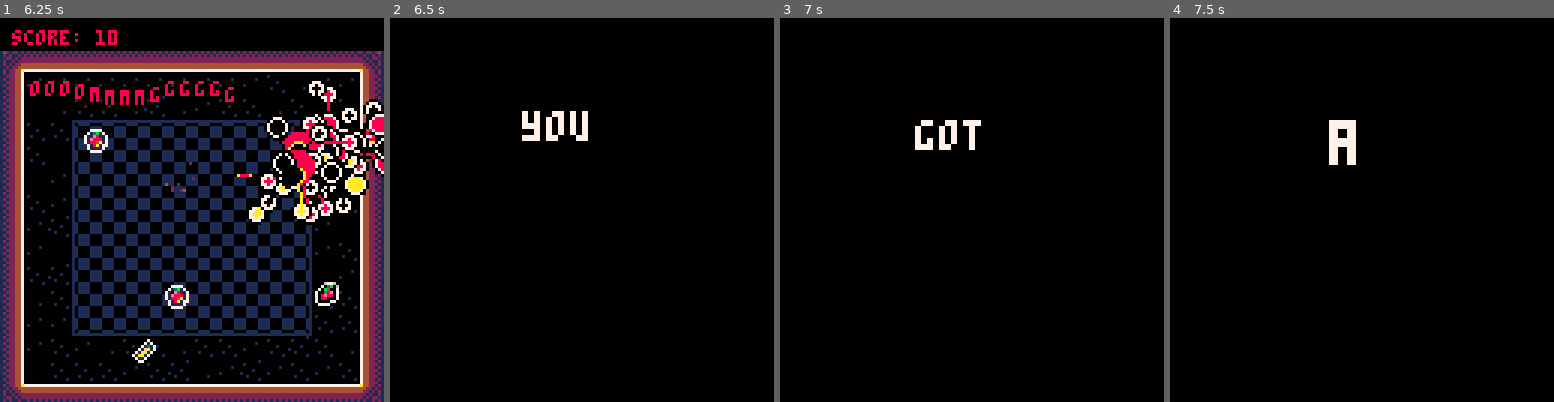
Above: before the commit, frames 1-4 (left to right).
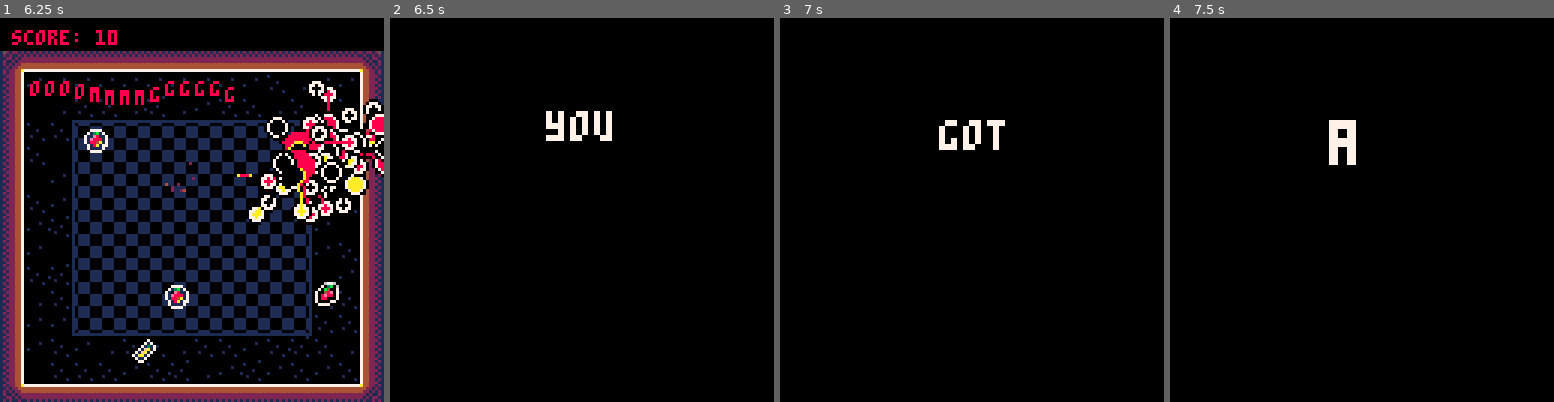
Above: after the commit, the same moments.

Repository: tmelot2/pico-8
Game: PICO-8 cartridge snekdash.p8
The game is run twice, just before and just after one commit, with the same random seed, the same clock (stepped at 60 frames per second) and the same inputs.
Inputs:
- Up to frame 1 (6.25 s): tap X (X key) at 0.33, 1.07, 1.85, 2.97, 4.08, 5.2 s; tap O (Z key) at 0.7, 1.7, 2.1, 2.5, 2.9, 3.3, 3.7, 4.1, 4.5, 4.9, 5.3, 5.7, 6.1 s; hold Right 1.6-2.1 s; hold Up 2.15-2.42 s; hold Right 2.47-3.03 s; hold Left 3.08-3.58 s; hold Down 3.63-3.97 s; hold Right 4.02-4.68 s; hold Up 4.73-5.03 s; hold Left 5.08-5.68 s; hold Down 5.73-6.03 s; hold Right from 6.08 s (still down)
- Up to frame 2 (6.5 s): keep holding Right; tap X (X key) at 6.32 s
- Up to frame 3 (7 s): tap O (Z key) at 6.5, 6.9 s; release Right at 6.58 s; hold Right from 6.63 s (still down)
- Up to frame 4 (7.5 s): release Right at 7.13 s; hold Up 7.18-7.45 s; tap O (Z key) at 7.3 s; tap X (X key) at 7.43 s

Frame 1 is identical in both runs. In frame 2, 0.7% of the frame differs, in the area x 34-58%, y 24-33%; in frame 3, 0.7%; in frame 4, nothing differs.

Commit message:
Cleanup logs, add screen flash, fix spawn graphics

Diff:
--- a/snekdash.p8
+++ b/snekdash.p8
@@ -794,10 +794,7 @@
 	  foodpoints=10
   end
 
-  log("foodpoints = "..foodpoints..", comboNum = "..comboNum)
-  log("log foodpoints = "..log10(foodpoints))
   points=flr(foodpoints*log10(foodpoints*(comboNum+1)))
-  log('points = '..points)
   score+=points
 
   player.l += 20
@@ -987,8 +984,8 @@
       t=0,
       curIndex=1,
       text={
-        {str='     you',    d=12, scale=2, sfx=14},
-        {str='     got',    d=12, scale=2, sfx=14},
+        {str='      you',    d=12, scale=2, sfx=14},
+        {str='      got',    d=12, scale=2, sfx=14},
         {str='    a',     d=12, scale=3, sfx=14},
         {str='   high',   d=12, scale=3, sfx=14},
         {str='score!', d=12, scale=5, sfx=15}
@@ -1122,7 +1119,9 @@
     letter=hse.letters[letterIndex]
     name=name..letter
   end
-  log('Submitted name ['..name..']')
+  -- log('Submitted name ['..name..']')
+
+  cls(7)
 
   gameoverinit()
 end
@@ -1181,6 +1180,7 @@
 end
 
 function gameoverinit()
+  t=0
   scene=2
   timer=0
   music(-1)
@@ -1260,6 +1260,14 @@
   wavyPrintAll(text,hcenter(text)-7,99,1,7)
   local text='❎ level select'
   wavyPrintAll(text,hcenter(text)+4,107,1,7)
+
+  if t==0 then
+    cls(7)
+  elseif t==1 then
+    cls(6)
+  elseif t==2 then
+    cls(5)
+  end
 end
 
 function highscoredraw()
@@ -1563,7 +1571,7 @@
 function insert_high_score(level_num, slot, new_score, name)
 	local scores=read_scores(level_num)
 
-	log('new high score name '..name..' slot '..slot..' new score '..new_score)
+	-- log('new high score name '..name..' slot '..slot..' new score '..new_score)
 	add(scores, {name=name,score=new_score}, slot)
 
 	for i=1,#scores do
@@ -1845,7 +1853,7 @@
 00111100001111000000000000000000000000000000000000000000000000000000000000000000000000000000000000000000000000000000000000000000
 00111100001111000000000000000000000000000000000000000000000000000000000000000000000000000000000000000000000000000000000000000000
 11000011110000110000000000000000000000000000000000000000000000000000000000000000000000000000000000000000000000000000000000000000
-11008011110080110000000000000000000000000000000000000000000000000000000000000000000000000000000000000000000000000000000000000000
+11000011110000110000000000000000000000000000000000000000000000000000000000000000000000000000000000000000000000000000000000000000
 11000011110000110000000000000000000000000000000000000000000000000000000000000000000000000000000000000000000000000000000000000000
 11000011110000110000000000000000000000000000000000000000000000000000000000000000000000000000000000000000000000000000000000000000
 00111100001111000000000000000000000000000000000000000000000000000000000000000000000000000000000000000000000000000000000000000000
@@ -1853,7 +1861,7 @@
 00000000000000000000000000000000000000000000000000000000000000000000000000000000000000000000000000000000000000000000000000000000
 00000000000000000000000000000000000000000000000000000000000000000000000000000000000000000000000000000000000000000000000000000000
 00000000000000000000000000000000000000000000000000000000000000000000000000000000000000000000000000000000000000000000000000000000
-00008000000000000000000000000000000000000000000000000000000000000000000000000000000000000000000000000000000000000000000000000000
+00000000000000000000000000000000000000000000000000000000000000000000000000000000000000000000000000000000000000000000000000000000
 00000000000000000000000000000000000000000000000000000000000000000000000000000000000000000000000000000000000000000000000000000000
 00000000000000000000000000000000000000000000000000000000000000000000000000000000000000000000000000000000000000000000000000000000
 00000000000000000000000000000000000000000000000000000000000000000000000000000000000000000000000000000000000000000000000000000000
@@ -1861,7 +1869,7 @@
 00000000000000000000000000000000000000000000000000000000000000000000000000000000000000000000000000000000000000000000000000000000
 01000000000000000000000000000000000000000000000000000000000000000000000000000000000000000000000000000000000000000000000000000000
 00000000000000000000000000000000000000000000000000000000000000000000000000000000000000000000000000000000000000000000000000000000
-00081000000000000000000000000000000000000000000000000000000000000000000000000000000000000000000000000000000000000000000000000000
+00001000000000000000000000000000000000000000000000000000000000000000000000000000000000000000000000000000000000000000000000000000
 00000000000000000000000000000000000000000000000000000000000000000000000000000000000000000000000000000000000000000000000000000000
 00100000000000000000000000000000000000000000000000000000000000000000000000000000000000000000000000000000000000000000000000000000
 00000010000000000000000000000000000000000000000000000000000000000000000000000000000000000000000000000000000000000000000000000000
@@ -1869,7 +1877,7 @@
 00000000000000000000000000000000000000000000000000000000000000000000000000000000000000000000000000000000000000000000000000000000
 01000000000000000000000000000000000000000000000000000000000000000000000000000000000000000000000000000000000000000000000000000000
 00000000000000000000000000000000000000000000000000000000000000000000000000000000000000000000000000000000000000000000000000000000
-00081000000000000000000000000000000000000000000000000000000000000000000000000000000000000000000000000000000000000000000000000000
+00001000000000000000000000000000000000000000000000000000000000000000000000000000000000000000000000000000000000000000000000000000
 00000000000000000000000000000000000000000000000000000000000000000000000000000000000000000000000000000000000000000000000000000000
 00100000000000000000000000000000000000000000000000000000000000000000000000000000000000000000000000000000000000000000000000000000
 00000010000000000000000000000000000000000000000000000000000000000000000000000000000000000000000000000000000000000000000000000000
--- a/textbam.p8
+++ b/textbam.p8
@@ -35,7 +35,7 @@
 	curText=textBam.text[textBam.curIndex]
 	scale_text(curText.str, 5, 34, 7, curText.scale)
 	print(textBam.t, 5, 110, 7)
-	end
+end
 
 function _init()
 	textBamInit()
